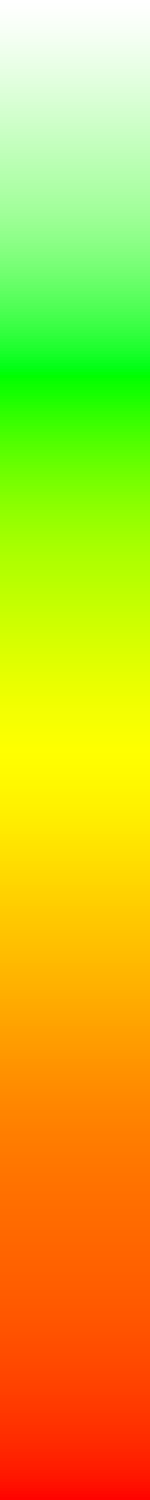
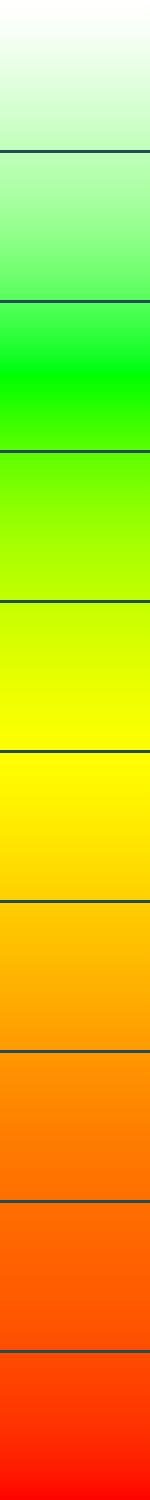
Before/after of a 150×1500 layered artwork. What changed in the layer stack:
added layer "Line 1" (1st of 9) above "Line 1" over <box>0,1350,150,1353</box>
added layer "Line 1" (2nd of 9) above "Line 1" over <box>0,1200,150,1203</box>
added layer "Line 1" (3rd of 9) above "Line 1" over <box>0,1050,150,1053</box>
added layer "Line 1" (4th of 9) above "Line 1" over <box>0,900,150,903</box>
added layer "Line 1" (5th of 9) above "Line 1" over <box>0,750,150,753</box>
added layer "Line 1" (6th of 9) above "Line 1" over <box>0,600,150,603</box>
added layer "Line 1" (7th of 9) above "Line 1" over <box>0,450,150,453</box>
added layer "Line 1" (8th of 9) above "Line 1" over <box>0,300,150,303</box>
added layer "Line 1" (9th of 9) above "Rectangle 1" over <box>0,150,150,153</box>
